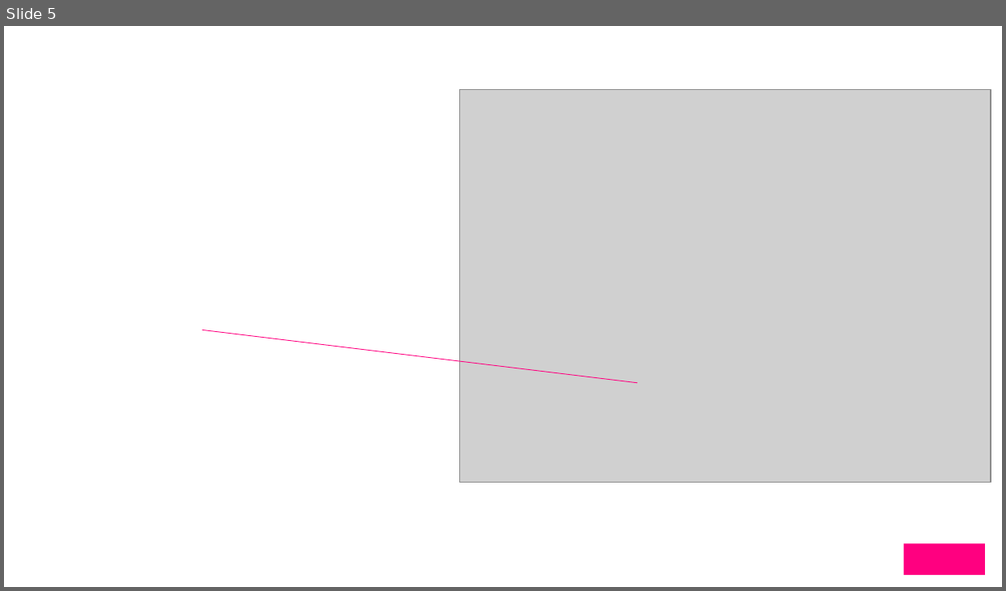
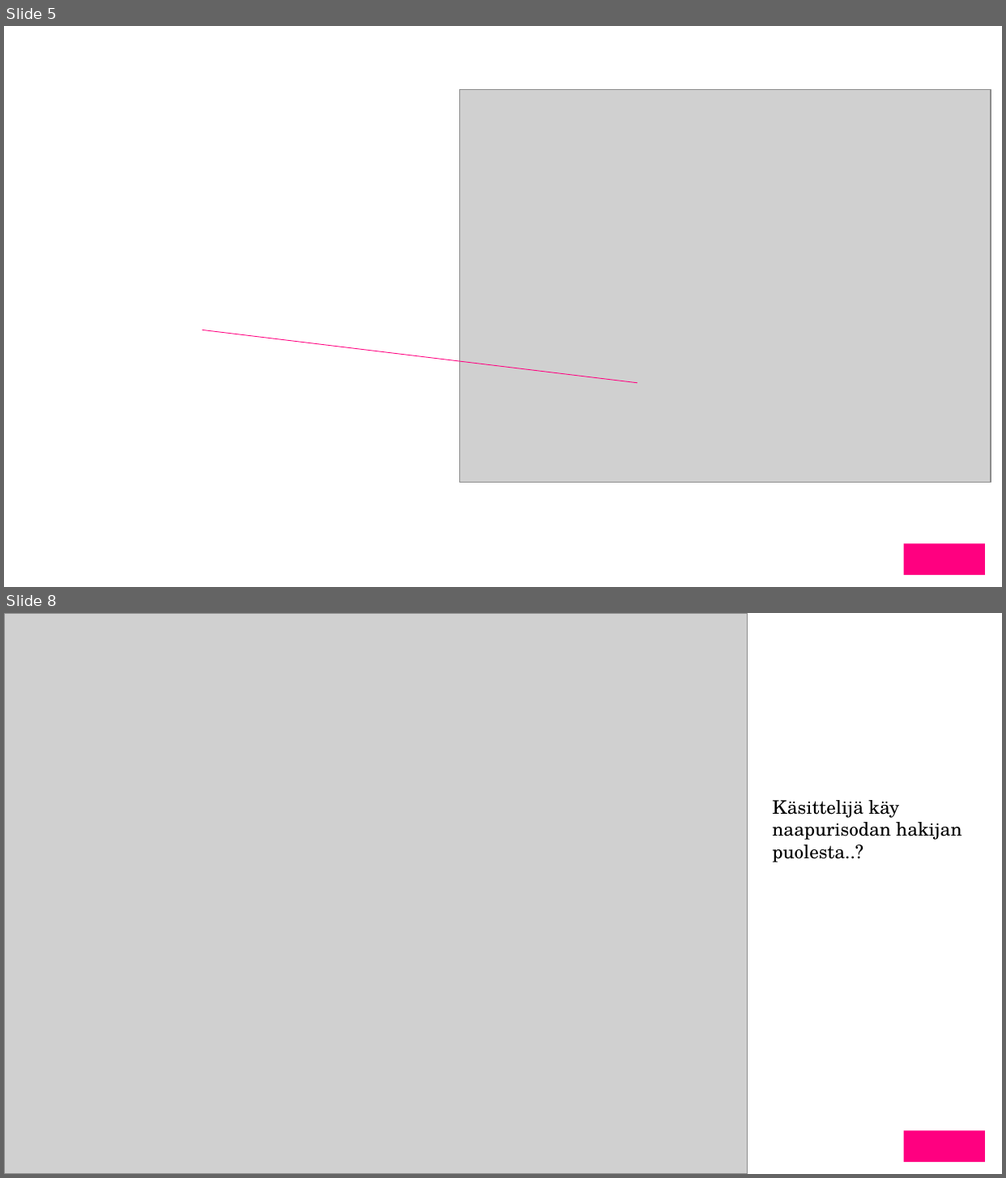
Before and after one commit to timole/usage, a slide deck: docs/Lupapiste Usage Data - 20150430.pptx. Shown one above the other, each under a label of ours: slide 5 before the commit, slides 5 and 8 after it; the slides between them are not shown. The pictures are 1006x591 and 1006x1178 pixels, drawn with LibreOffice and Linux fonts; fonts in the diff are those of the drawing; grey boxes stand for pictures; background and template pictures are left out. Boxes give left, top, right and bottom in pixels: in the first picture for what was removed or moved away, otherwise in the second. Text is boxed around its words. In the diff, an @@ line names an element or a change of style, - is before the commit and + after.

```diff
--- a/docs/Lupapiste Usage Data - 20150430.pptx
+++ b/docs/Lupapiste Usage Data - 20150430.pptx
@@ slide 8 added at (x1=4, y1=613, x2=1002, y2=1174), background #FFFFFF; not listed: 1 template element that a slide beside it also shows @@
@@ picture added at (x1=4, y1=614, x2=748, y2=1174) @@
@@ text added at (x1=772, y1=800, x2=961, y2=862), 13.5 pt, text #000000 @@
+Käsittelijä käy naapurisodan hakijan puolesta..?
```
Also in this commit, not shown: 5 other slides added.
